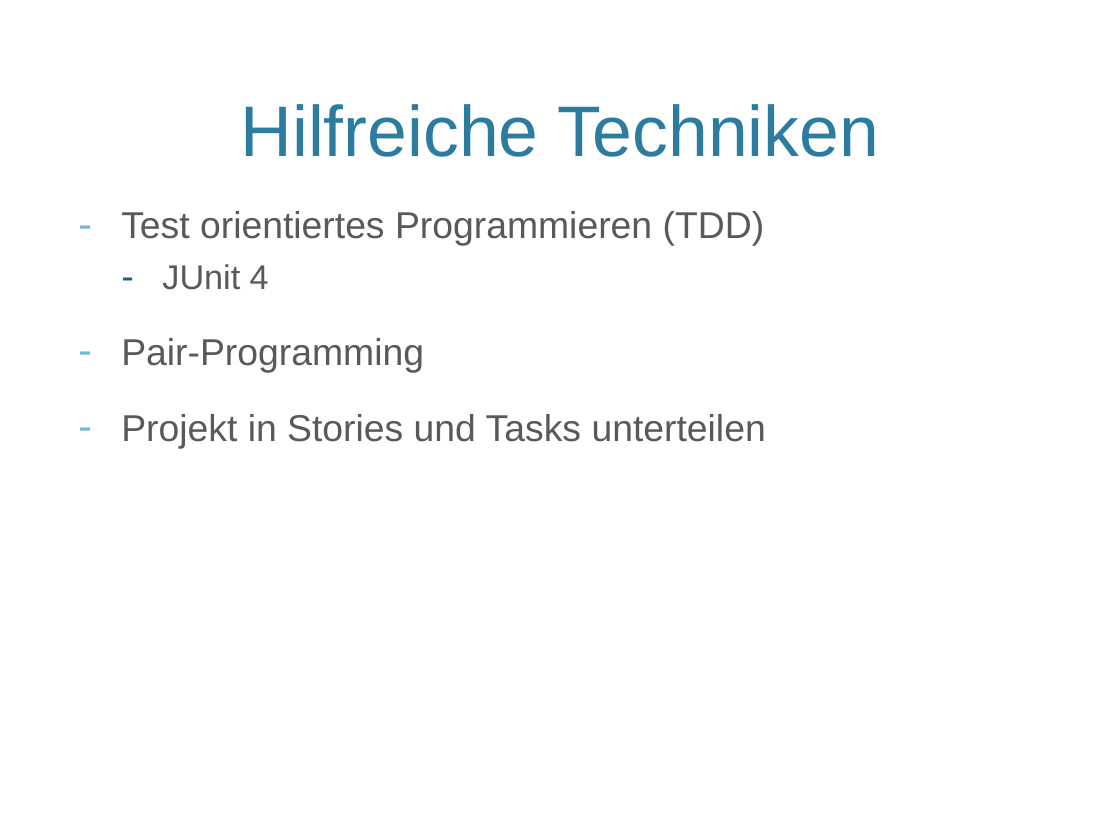
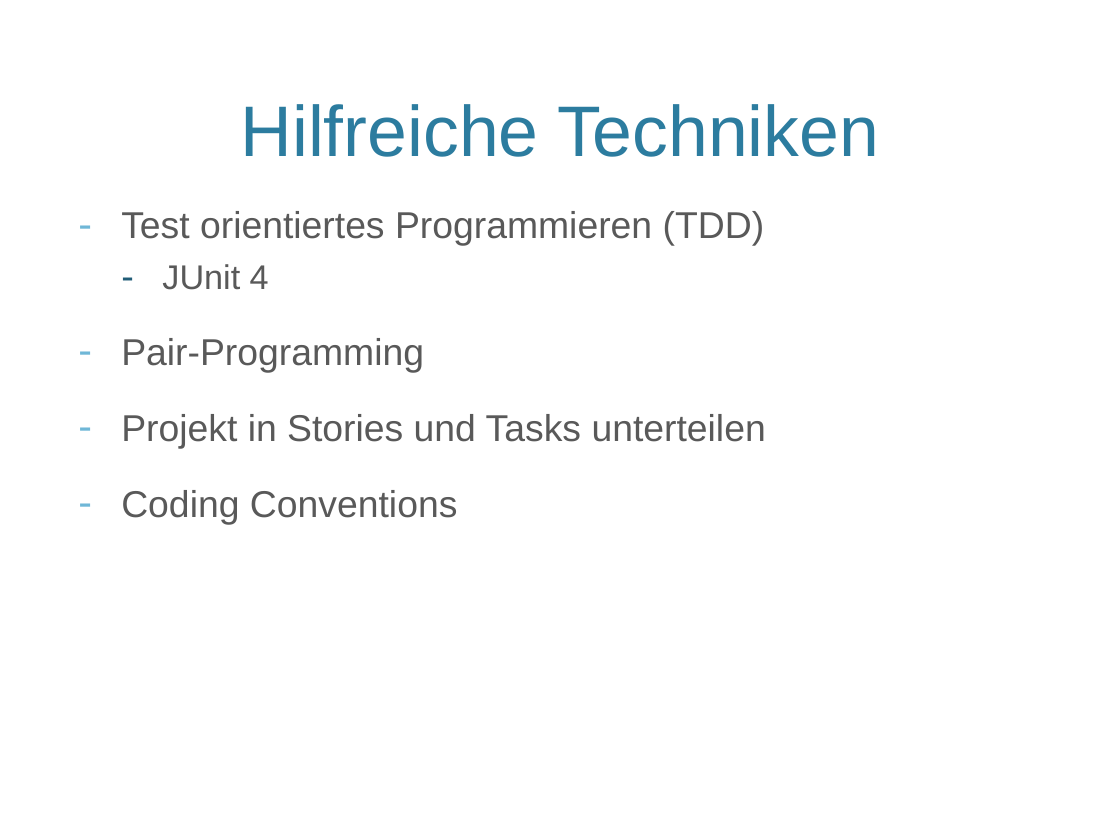
Before and after one commit to SWT-Projektgruppe-2015/Rollenspielmanager, a slide deck: slide 4 of Dokumente/SWT-Vortrag/SWTStudentenVortrag.pptx. Drawn at 1120x840 pixels with LibreOffice and Linux fonts; fonts in the diff are those of the drawing; background and template pictures are left out. Boxes give left, top, right and bottom in pixels: in the first picture for what was removed or moved away, otherwise in the second. Text is boxed around its words. In the diff, an @@ line names an element or a change of style, - is before the commit and + after.

```diff
--- a/Dokumente/SWT-Vortrag/SWTStudentenVortrag.pptx
+++ b/Dokumente/SWT-Vortrag/SWTStudentenVortrag.pptx
@@ text at bbox=[121, 490, 458, 524]: paragraph added @@
+– Coding Conventions
```
Also in this commit, not shown: 1 other slide changed.
